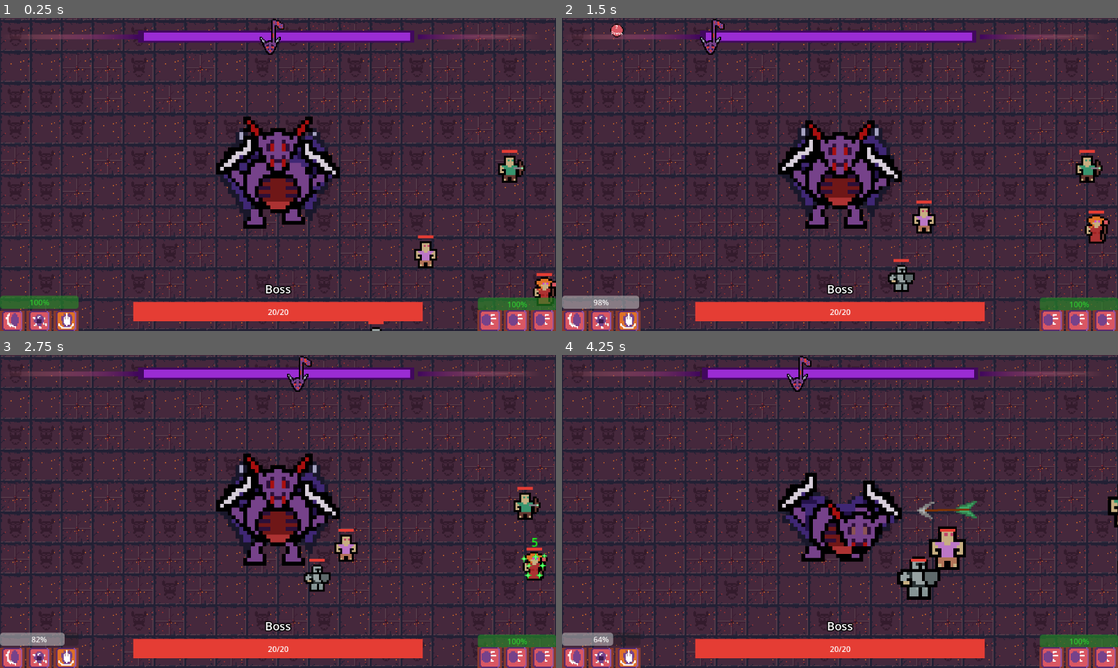
Above: before the commit, frames 1-4 (two rows, left to right).
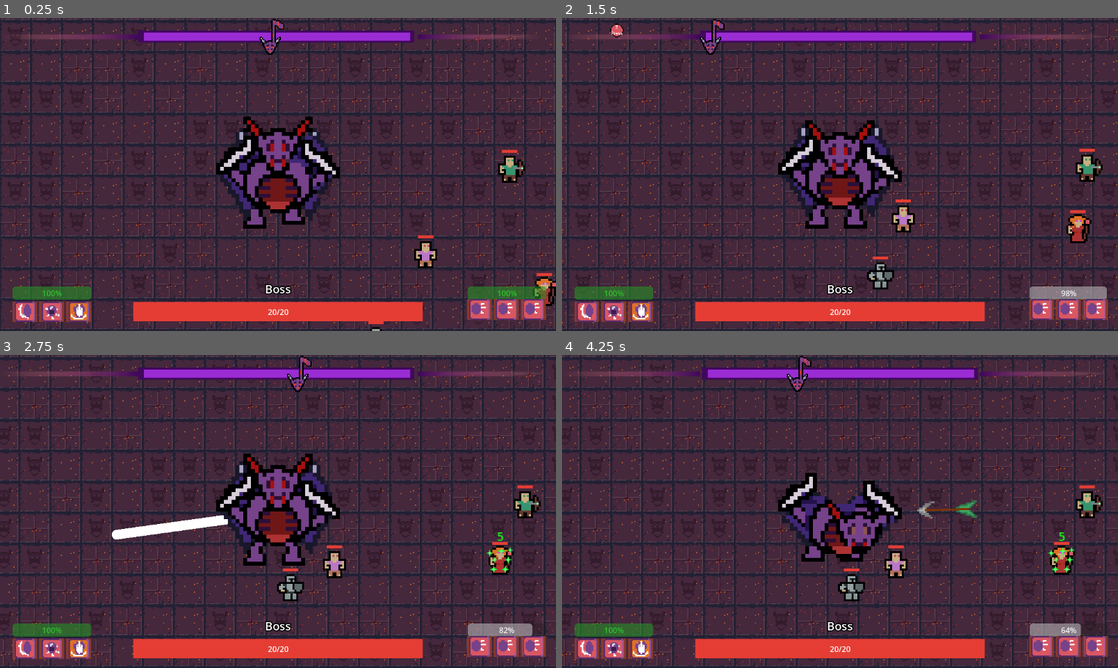
Above: after the commit, the same moments.

Repository: DevFTB/GMTK2023
Game: Godot game, scene res://main.tscn
Same seed, same stepped clock (60 frames per second), same inputs: the game is played once before the commit and once after it.
Inputs (mouse positions are in pixels of both pictures, inside the frame that each line leads up to):
- Up to frame 1 (0.25 s): no input
- Up to frame 2 (1.5 s): tap Enter at 0.5 s; move the mouse to (962, 158) at 0.52 s; hold D (move_right) 0.53-1.25 s; hold Q (activate_combo_1) 0.53-1.25 s; click (962, 158) at 0.67 s; tap E (activate_combo_2) at 0.8 s; drag from (728, 190) to (812, 237) at 1.27 s
- Up to frame 3 (2.75 s): move the mouse to (333, 442) at 2.02 s; hold D (move_right) from 2.03 s (still down); hold Q (activate_combo_1) from 2.03 s (still down); tap E (activate_combo_2) at 2.3 s
- Up to frame 4 (4.25 s): release D (move_right) at 2.75 s; release Q (activate_combo_1) at 2.75 s; drag from (812, 574) to (673, 464) at 2.77 s; move the mouse to (1006, 558) at 3.52 s; press the mouse at (1006, 558) at 3.53 s; hold A (move_left) from 3.53 s (still down); tap E (activate_combo_2) at 3.8 s; tap Space (debug_key) at 4.15 s

The runs differ from the first frame. In frame 1, 3.9% of the frame differs, in the area x 0-100%, y 85-100%; in frame 2, 21%; in frame 3, 21%; in frame 4, 22%, in the area x 0-100%, y 0-100%.
Error in both runs: Invalid call. Nonexistent function 'angle' in base 'Nil'. (res://entities/boss/Boss.gd:52)

Commit message:
better strength scaling and swipe to stab

Diff:
--- a/entities/boss/Aiming.gd
+++ b/entities/boss/Aiming.gd
@@ -8,6 +8,8 @@
 	boss.movement_dir = Vector2.ZERO
 	pass
 func process_input(event: InputEvent):
+	super.process_input(event)
+
 	if event is InputEventMouseMotion:
 		var pos_to_mouse = boss.get_global_mouse_position() -  boss.global_position
 
--- a/entities/boss/Boss.gd
+++ b/entities/boss/Boss.gd
@@ -36,7 +36,7 @@
 	boss_health_changed.emit(health, max_health, 0)
 
 func _process(_delta):
-	velocity = movement_dir * movement_speed
+	velocity = movement_dir * movement_speed * $BossStateMachine.active_state.movement_modifier
 	move_and_slide()
 
 func activate_combo() -> void:
--- a/entities/boss/BossState.gd
+++ b/entities/boss/BossState.gd
@@ -2,3 +2,23 @@
 
 @onready var boss : Boss = get_tree().get_first_node_in_group("boss")
 @onready var animator = boss.get_node("AnimatedSprite2D") as AnimatedSprite2D
+
+@export var movement_modifier : float = 1.0
+
+func process_input(event: InputEvent):
+	if event is InputEventKey:
+		var axis = Input.get_vector("move_left", "move_right", "move_up", "move_down")
+		boss.movement_dir = axis
+
+		if event.is_action_pressed("activate_combo_1"):
+			#boss.activate_combo(0)
+			if boss.can_activate_combo(0):
+				state_machine.transition_to("Aiming")
+				boss.selected_combo = 0
+
+
+		if event.is_action_pressed("activate_combo_2"):
+			#boss.activate_combo(1)
+			if boss.can_activate_combo(1):
+				state_machine.transition_to("Aiming")
+				boss.selected_combo = 1
--- a/entities/boss/action/BossAction.gd
+++ b/entities/boss/action/BossAction.gd
@@ -39,6 +39,7 @@
 
 
 func get_damage() -> int:
+	print(base_damage, ", ", base_damage + (level - 1) * level_scaling )
 	return base_damage + (level - 1) * level_scaling
 
 func can_upgrade() -> bool :
--- a/entities/boss/action/BossActionInstance.gd
+++ b/entities/boss/action/BossActionInstance.gd
@@ -12,7 +12,7 @@
 func _ready():
 	for child in $Hitboxes.get_children():
 		child.damaged.connect(_on_player_damaged)
-		child.damage = strength * action.get_damage()
+		child.damage = ceil(strength * action.get_damage())
 
 	$AnimationPlayer.animation_finished.connect(func(x): queue_free())
 	$AnimationPlayer.play("hit")
--- a/entities/boss/action/roar/boss_action_roar_scene.tscn
+++ b/entities/boss/action/roar/boss_action_roar_scene.tscn
@@ -5,7 +5,7 @@
 [ext_resource type="Script" path="res://entities/boss/action/roar/CirclePolygon2D.gd" id="3_gp174"]
 
 [sub_resource type="CircleShape2D" id="CircleShape2D_1raey"]
-radius = 200.0
+radius = 132.306
 
 [sub_resource type="Animation" id="Animation_imdl6"]
 length = 0.001
--- a/entities/boss/action/swipe/boss_action_swipe.tres
+++ b/entities/boss/action/swipe/boss_action_swipe.tres
@@ -25,5 +25,5 @@
 max_level = 3
 level = 1
 level_scaling = 2
-base_damage = 5
+base_damage = 3
 upgrade_scaling = 1.5
--- a/entities/boss/action/swipe/boss_action_swipe_scene.tscn
+++ b/entities/boss/action/swipe/boss_action_swipe_scene.tscn
@@ -59,6 +59,18 @@
 "update": 1,
 "values": [12]
 }
+tracks/2/type = "value"
+tracks/2/imported = false
+tracks/2/enabled = true
+tracks/2/path = NodePath("GPUParticles2D2:position")
+tracks/2/interp = 1
+tracks/2/loop_wrap = true
+tracks/2/keys = {
+"times": PackedFloat32Array(0),
+"transitions": PackedFloat32Array(1),
+"update": 0,
+"values": [Vector2(63, -4)]
+}
 
 [sub_resource type="Animation" id="Animation_5g7kx"]
 resource_name = "hit"
@@ -70,10 +82,10 @@
 tracks/0/interp = 2
 tracks/0/loop_wrap = true
 tracks/0/keys = {
-"times": PackedFloat32Array(0, 0.3, 0.5),
-"transitions": PackedFloat32Array(1, 1, 1),
+"times": PackedFloat32Array(),
+"transitions": PackedFloat32Array(),
 "update": 0,
-"values": [Vector2(54, -56), Vector2(99, -12), Vector2(43, 44)]
+"values": []
 }
 tracks/1/type = "value"
 tracks/1/imported = false
@@ -86,6 +98,18 @@
 "transitions": PackedFloat32Array(1, 1),
 "update": 1,
 "values": [12, 24]
+}
+tracks/2/type = "value"
+tracks/2/imported = false
+tracks/2/enabled = true
+tracks/2/path = NodePath("GPUParticles2D2:position")
+tracks/2/interp = 1
+tracks/2/loop_wrap = true
+tracks/2/keys = {
+"times": PackedFloat32Array(0, 0.2, 0.5),
+"transitions": PackedFloat32Array(1, 1, 1),
+"update": 0,
+"values": [Vector2(63, -4), Vector2(63, -4), Vector2(240, -2)]
 }
 
 [sub_resource type="AnimationLibrary" id="AnimationLibrary_5ied6"]
@@ -108,11 +132,12 @@
 
 [node name="CollisionPolygon2D" type="CollisionPolygon2D" parent="Hitboxes/Hitbox"]
 position = Vector2(2, 4)
-polygon = PackedVector2Array(44, -52, 24, -75, 81, -67, 108, -50, 123, -12, 112, 13, 87, 30, 25, 51, 55, 17, 59, -15)
+polygon = PackedVector2Array(99, -18, 183, -15, 244, -17, 245, 10, 182, 9, 100, 8, 29, 23, 55, -1, 33, -28)
 
 [node name="HitboxVisual" type="Polygon2D" parent="Hitboxes/Hitbox"]
+position = Vector2(3, 4)
 color = Color(0.819608, 0.360784, 0.239216, 0.462745)
-polygon = PackedVector2Array(44, -52, 24, -75, 81, -67, 108, -50, 125, -8, 114, 17, 88, 35, 27, 55, 55, 17, 59, -15)
+polygon = PackedVector2Array(99, -18, 183, -15, 244, -17, 245, 10, 182, 9, 100, 8, 29, 23, 55, -1, 33, -28)
 
 [node name="GPUParticles2D" type="GPUParticles2D" parent="."]
 position = Vector2(54, -56)
@@ -122,7 +147,7 @@
 speed_scale = 2.0
 
 [node name="GPUParticles2D2" type="GPUParticles2D" parent="."]
-position = Vector2(56, -53)
+position = Vector2(63, -4)
 amount = 24
 process_material = SubResource("ParticleProcessMaterial_hle17")
 lifetime = 0.5
--- a/entities/boss/boss.tscn
+++ b/entities/boss/boss.tscn
@@ -59,12 +59,15 @@
 [node name="Aiming" type="Node" parent="BossStateMachine" node_paths=PackedStringArray("aimer")]
 script = ExtResource("7_bf5v3")
 aimer = NodePath("../../Aimer")
+movement_modifier = 0.6
 
 [node name="Attacking" type="Node" parent="BossStateMachine"]
 script = ExtResource("7_pkteh")
+movement_modifier = 0.2
 
 [node name="Collapsed" type="Node" parent="BossStateMachine"]
 script = ExtResource("8_mgixy")
+movement_modifier = 0.0
 
 [node name="CollapseTimer" type="Timer" parent="BossStateMachine/Collapsed"]
 wait_time = 3.0
--- a/entities/boss/state/Attacking.gd
+++ b/entities/boss/state/Attacking.gd
@@ -28,13 +28,6 @@
 		boss.get_node("Camera2D").do_large_shake()
 	pass
 
-
-func process_input(event: InputEvent):
-	pass
-
-func update(delta: float) -> void:
-	pass
-
 func _on_combo_completed():
 	state_machine.transition_to("Moving")
 
--- a/entities/boss/state/Moving.gd
+++ b/entities/boss/state/Moving.gd
@@ -2,21 +2,3 @@
 
 func enter():
 	animator.play("moving")
-
-func process_input(event: InputEvent):
-	if event is InputEventKey:
-		var axis = Input.get_vector("move_left", "move_right", "move_up", "move_down")
-		boss.movement_dir = axis
-
-		if event.is_action_pressed("activate_combo_1"):
-			#boss.activate_combo(0)
-			if boss.can_activate_combo(0):
-				state_machine.transition_to("Aiming")
-				boss.selected_combo = 0
-
-
-		if event.is_action_pressed("activate_combo_2"):
-			#boss.activate_combo(1)
-			if boss.can_activate_combo(1):
-				state_machine.transition_to("Aiming")
-				boss.selected_combo = 1
--- a/entities/players/Player.gd
+++ b/entities/players/Player.gd
@@ -30,7 +30,7 @@
 	pass
 
 func take_damage(damage: int, immediate_source = false):
-	print("taking")
+	print("taking %s" % damage)
 	health -= damage
 	$PlayerGUI.health_changed(health, -damage)
 	if health <= 0:
@@ -147,10 +147,6 @@
 	$CollisionShape2D.set_deferred("disabled", true)
 	$DeadSprite.visible = true
 
-func _input(event):
-	if event.is_action_pressed("debug_key"):
-		apply_knockback(96, Vector2.RIGHT)
-
 func _on_stun_timer_timeout():
 	stunned = false
 	update_status_sprite()
--- a/main.tscn
+++ b/main.tscn
@@ -470,8 +470,10 @@
 anchors_preset = 2
 anchor_top = 1.0
 anchor_bottom = 1.0
-offset_top = -73.0
-offset_right = 163.0
+offset_left = 26.0
+offset_top = -92.0
+offset_right = 189.0
+offset_bottom = -19.0
 grow_vertical = 0
 script = ExtResource("22_issrv")
 
@@ -505,8 +507,10 @@
 anchor_top = 1.0
 anchor_right = 1.0
 anchor_bottom = 1.0
-offset_left = -163.0
-offset_top = -43.0
+offset_left = -184.0
+offset_top = -66.0
+offset_right = -21.0
+offset_bottom = -23.0
 grow_horizontal = 0
 grow_vertical = 0
 script = ExtResource("22_issrv")
--- a/menu.tscn
+++ b/menu.tscn
@@ -2,7 +2,7 @@
 
 [ext_resource type="Texture2D" uid="uid://dyq235tghxi0j" path="res://level/gui/menu/main_menu.png" id="1_7ftw8"]
 [ext_resource type="Theme" uid="uid://pjssvnja6jwk" path="res://level/gui/theme.tres" id="1_biqm1"]
-[ext_resource type="Script" path="res://level/gui/menu/MainMeu.gd" id="2_gynag"]
+[ext_resource type="Script" path="res://level/gui/menu/MainMenu.gd" id="2_ahq7p"]
 [ext_resource type="Texture2D" uid="uid://puhu7mmit7ce" path="res://level/gui/menu/main_menu_bg.png" id="4_lo56t"]
 [ext_resource type="Texture2D" uid="uid://c45ytlw6gere8" path="res://entities/boss/boss_spritesheet.png" id="5_eolr6"]
 
@@ -64,7 +64,7 @@
 grow_horizontal = 2
 grow_vertical = 2
 theme = ExtResource("1_biqm1")
-script = ExtResource("2_gynag")
+script = ExtResource("2_ahq7p")
 
 [node name="Main" type="Control" parent="."]
 layout_mode = 1
@@ -163,7 +163,7 @@
 scale = Vector2(8, 8)
 sprite_frames = SubResource("SpriteFrames_t0vgk")
 autoplay = "default"
-frame_progress = 0.906402
+frame_progress = 0.53841
 
 [node name="Control2" type="Control" parent="HowToPlay/Control"]
 layout_mode = 2
Renamed: level/gui/menu/MainMeu.gd -> level/gui/menu/MainMenu.gd
